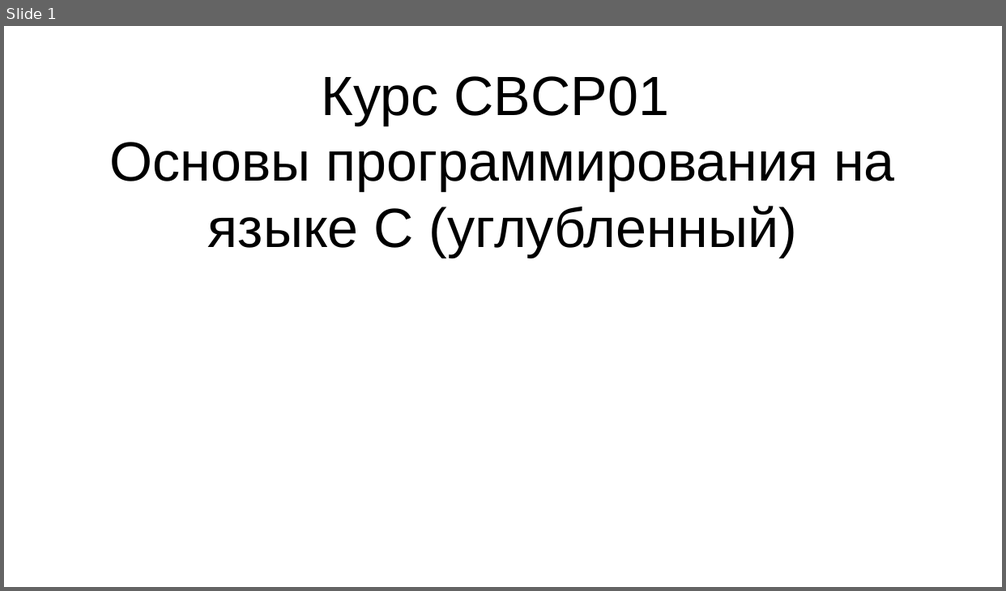
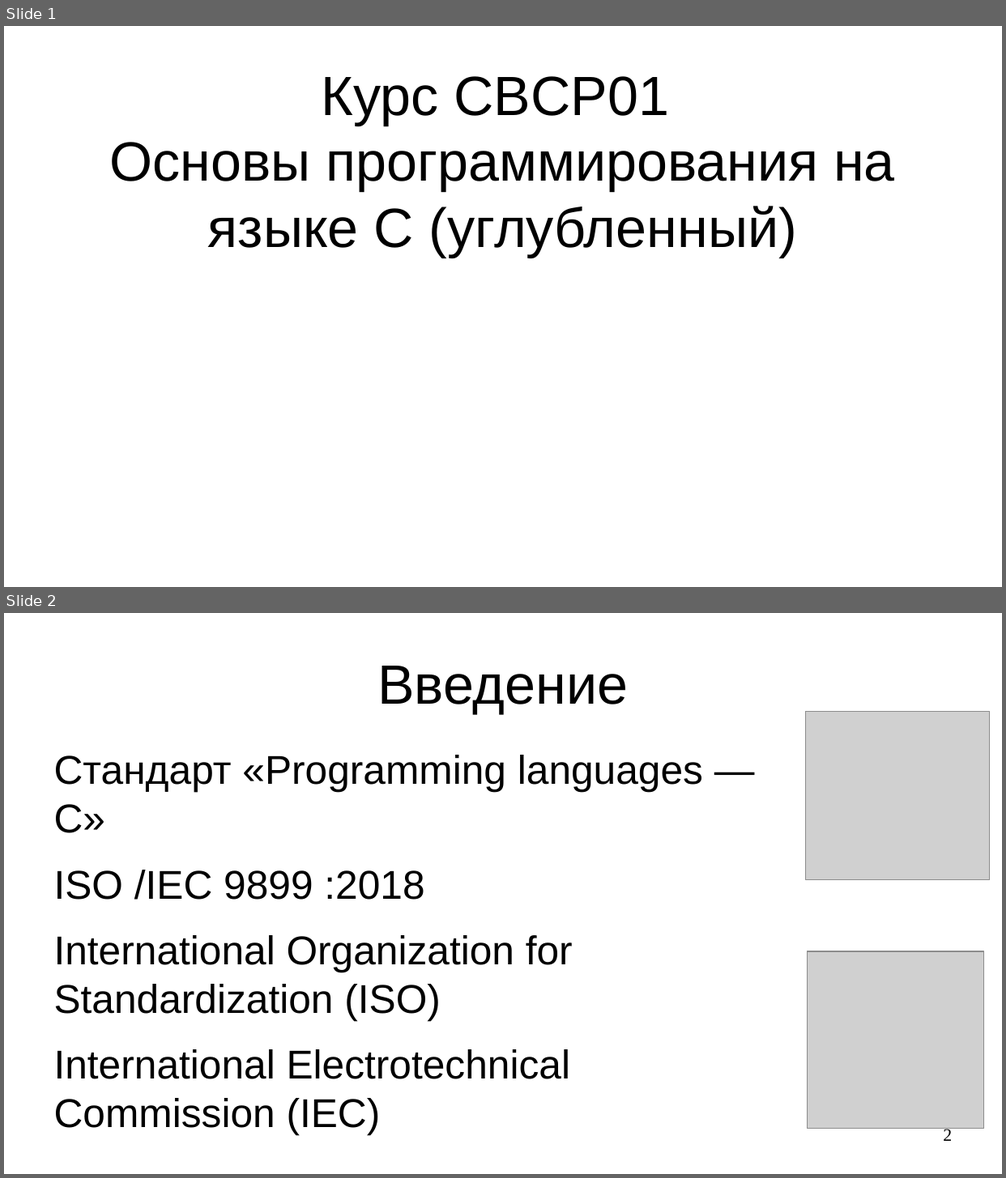
Before and after one commit to steelcraft/stud-lab, a slide deck: Лекции/CACP01.odp. Shown one above the other, each under a label of ours: slide 1 before the commit, slides 1 and 2 after it. The pictures are 1006x591 and 1006x1178 pixels, drawn with LibreOffice and Linux fonts; fonts in the diff are those of the drawing; grey boxes stand for pictures. Boxes give left, top, right and bottom in pixels: in the first picture for what was removed or moved away, otherwise in the second. Text is boxed around its words. In the diff, an @@ line names an element or a change of style, - is before the commit and + after.

Commit message:
Добавлено введение

```diff
--- a/Лекции/CACP01.odp
+++ b/Лекции/CACP01.odp
@@ slide 2 added at (4, 613, 1002, 1174), background #FFFFFF @@
@@ title added at (377, 666, 628, 714), 44 pt, text #000000 @@
+Введение
@@ picture added at (807, 712, 990, 881) @@
@@ text added at (54, 755, 703, 1135), 32 pt, text #000000 @@
+Стандарт «Programming languages — C»
+ISO /IEC 9899 :2018
+International Organization for Standardization (ISO)
+International Electrotechnical Commission (IEC)
@@ picture added at (808, 952, 985, 1129) @@
@@ page number added at (943, 1128, 952, 1141), 14 pt, text #000000 @@
+2
```
Also in this commit, not shown: 4 other slides added.
